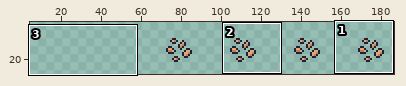
Two states of a sprite sheet, gfx/seed.png. The picture above shows the old version from afar; the outline marks the close-up.
Close-up. Before the commit:
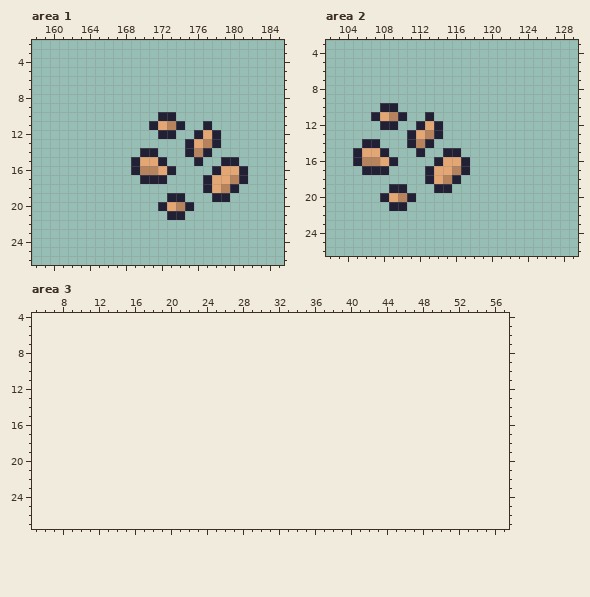
The file is 128x32 pixels. Shown: area 1: x 158..185, y 2..26; area 2: x 102..129, y 3..26; area 3: x 5..57, y 4..27. The old version is drawn lined up with the new one, on the new canvas. The wide view leaves out empty margins.
After the commit:
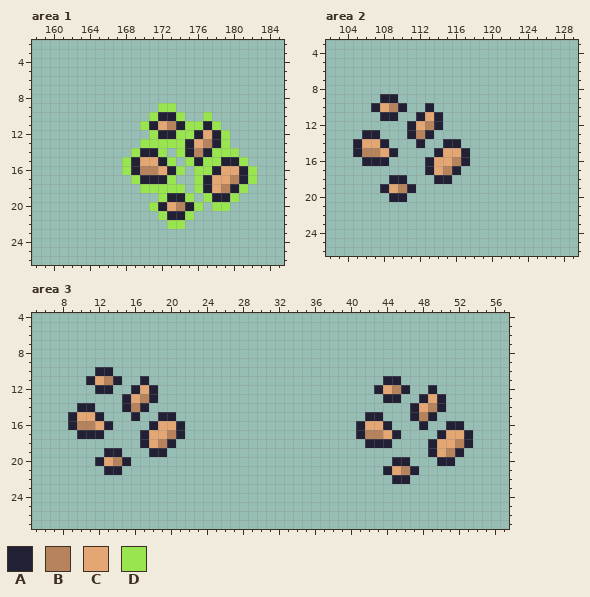
Palette (. is transparent): A #222034  B #b6835d  C #e4a672  D #99e550
The author wrote: adds sprite for interactive state; fixes rect of seed
Diff:
canvas 128x32 -> 192x32, the old top-left corner now at 64,0
Area 1:
y 9: x 172..173 .. -> DD
y 10: x 171 . -> D; x 174 . -> D; x 177 . -> D
y 11: x 170 . -> D; x 175..176 .. -> DD; x 178 . -> D
y 12: x 171 . -> D; x 174..175 .. -> DD; x 179 . -> D
y 13: x 170..174 ..... -> DDDDD; x 179 . -> D
y 14: x 169 . -> D; x 172 . -> D; x 174 . -> D; x 178..180 ... -> DDD
y 15: x 168 . -> D; x 173 . -> D; x 175 . -> D; x 177..178 .. -> DD; x 181 . -> D
y 16: x 168 . -> D; x 174 . -> D; x 176..177 .. -> DD; x 182 . -> D
y 17: x 169 . -> D; x 173 . -> D; x 176 . -> D; x 182 . -> D
y 18: x 170..174 ..... -> DDDDD; x 176 . -> D; x 181 . -> D
y 19: x 172 . -> D; x 175 . -> D; x 177 . -> D; x 180 . -> D
y 20: x 171 . -> D; x 176 . -> D; x 178..179 .. -> DD
y 21: x 172 . -> D; x 175 . -> D
y 22: x 173..174 .. -> DD
Area 2:
y 9: x 108..109 .. -> AA
y 10: x 107..110 .AA. -> ACBA; x 113 . -> A
y 11: x 107..110 ACBA -> .AA.; x 112..114 .A. -> ACA
y 12: x 108..109 AA -> ..; x 111..113 .AC -> ACB
y 13: x 106..107 .. -> AA; x 112..114 CBA -> BA.
y 14: x 105..108 .AA. -> ACCA; x 111..113 ABA -> .A.; x 115..116 .. -> AA
y 15: x 106..109 CCA. -> BBCA; x 112 A -> .; x 114..117 .AA. -> ACCA
y 16: x 105..109 ABBCA -> .AAA.; x 113..114 .A -> AC; x 116 C -> B
y 17: x 106..108 AAA -> ...; x 115..117 CBA -> BA.
y 18: x 109..110 .. -> AA; x 113..116 ACBA -> .AA.
y 19: x 108..111 .AA. -> ACBA; x 114..115 AA -> ..
y 20: x 108..111 ACBA -> .AA.
y 21: x 109..110 AA -> ..
Area 3:
y 10: x 12..13 .. -> AA
y 11: x 11..14 .... -> ACBA; x 17 . -> A; x 44..45 .. -> AA
y 12: x 12..13 .. -> AA; x 16..18 ... -> ACA; x 43..46 .... -> ACBA; x 49 . -> A
y 13: x 15..18 .... -> ACBA; x 44..45 .. -> AA; x 48..50 ... -> ACA
y 14: x 10..11 .. -> AA; x 15..17 ... -> ABA; x 47..50 .... -> ACBA
y 15: x 9..12 .... -> ACCA; x 16 . -> A; x 19..20 .. -> AA; x 42..43 .. -> AA; x 47..49 ... -> ABA
y 16: x 9..13 ..... -> ABBCA; x 18..21 .... -> ACCA; x 41..44 .... -> ACCA; x 48 . -> A; x 51..52 .. -> AA
y 17: x 10..12 ... -> AAA; x 17..21 ..... -> ACCBA; x 41..45 ..... -> ABBCA; x 50..53 .... -> ACCA
y 18: x 17..20 .... -> ACBA; x 42..44 ... -> AAA; x 49..53 ..... -> ACCBA
y 19: x 13..14 .. -> AA; x 18..19 .. -> AA; x 49..52 .... -> ACBA
y 20: x 12..15 .... -> ACBA; x 45..46 .. -> AA; x 50..51 .. -> AA
y 21: x 13..14 .. -> AA; x 44..47 .... -> ACBA
y 22: x 45..46 .. -> AA
Where, in picture pixels (left, top, right, bottom), the same in both close-ups:
added: (122, 103, 257, 229)
changed: (353, 94, 470, 211)
added: (68, 367, 185, 475)
added: (356, 376, 473, 484)
